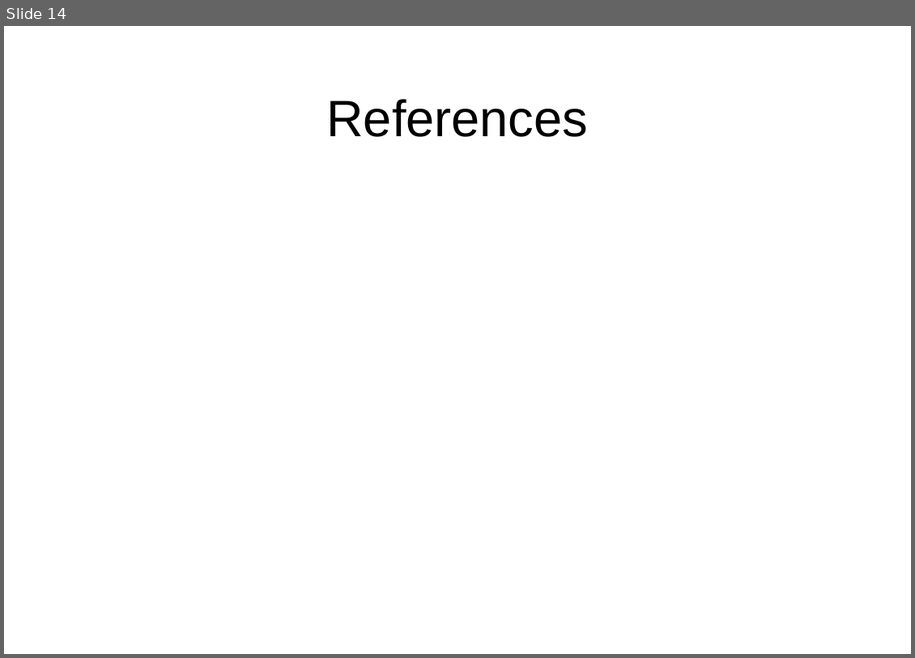
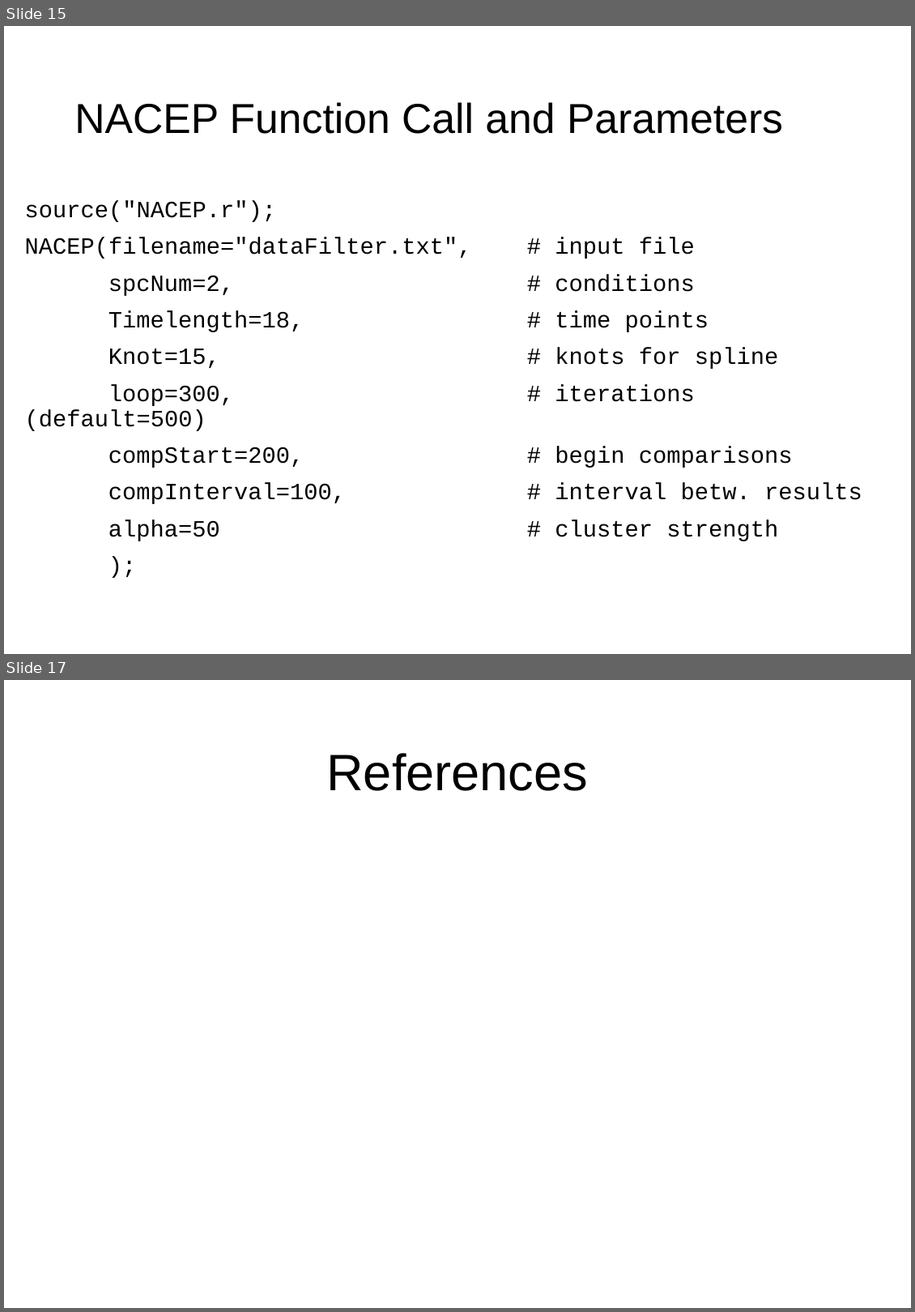
Before and after one commit to kkchau/NACEP-Analysis-of-Prostate-Cancer-Cells, a slide deck: ppt/Presentation.pptx. Shown one above the other, each under a label of ours: slide 14 before the commit, slides 15 and 17 after it; the slides between them are not shown. The pictures are 915x658 and 915x1312 pixels, drawn with LibreOffice and Linux fonts; fonts in the diff are those of the drawing. Boxes give left, top, right and bottom in pixels: in the first picture for what was removed or moved away, otherwise in the second. Text is boxed around its words. In the diff, an @@ line names an element or a change of style, - is before the commit and + after.

```diff
--- a/ppt/Presentation.pptx
+++ b/ppt/Presentation.pptx
@@ slide 15 added at [4, 26, 911, 654], background #FFFFFF @@
@@ title added at [74, 102, 783, 134], 36 pt, text #000000 @@
+NACEP Function Call and Parameters
@@ text added at [25, 200, 863, 541], 20 pt, text #000000 @@
+source("NACEP.r");
+NACEP(filename="dataFilter.txt", # input file
+spcNum=2, # conditions
+Timelength=18, # time points
+Knot=15, # knots for spline
+loop=300, # iterations (default=500)
+compStart=200, # begin comparisons
+compInterval=100, # interval betw. results
+alpha=50 # cluster strength
+);
@@ what was slide 14 is now slide 17 @@
```
Also in this commit, not shown: 1 slide changed, 3 other slides added, 1 slide removed, 1 other file.
